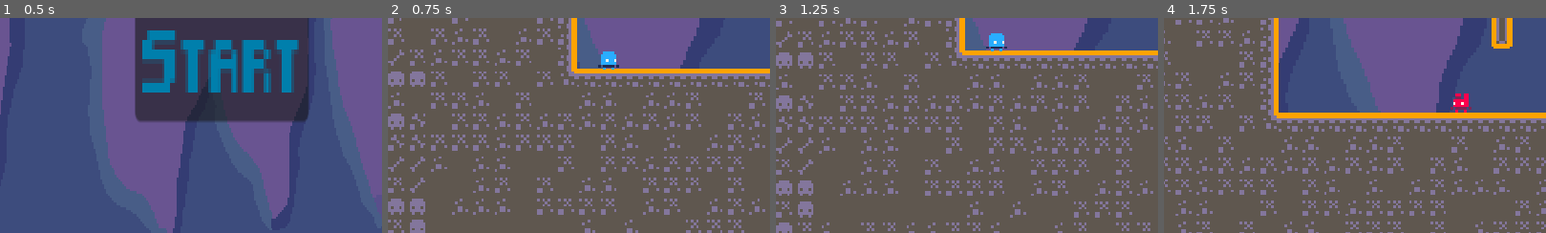
Above: before the commit, frames 1-4 (left to right).
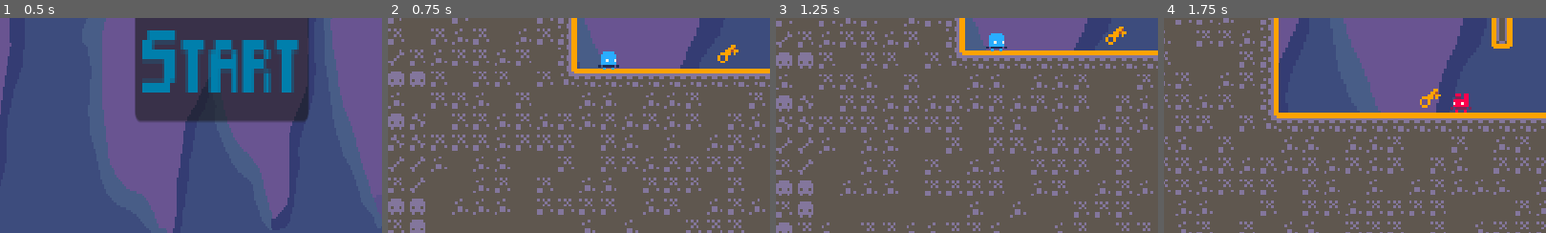
Above: after the commit, the same moments.

Repository: Miles-Miles2/GMTK2024
Game: Godot game, scene res://Scenes/title.tscn
The game is run twice, just before and just after one commit, with the same random seed, the same clock (stepped at 60 frames per second) and the same inputs.
Inputs:
- Up to frame 1 (0.5 s): no input
- Up to frame 2 (0.75 s): click "Start" at 0.5 s
- Up to frame 3 (1.25 s): no input
- Up to frame 4 (1.75 s): tap I (speedup_enemy) at 1.25 s; hold D (move_right) from 1.28 s (still down); tap L (slow_plat) at 1.35 s; tap W (jump) at 1.52 s
The pictures show only the part of the screen within x 21-71%, y 42-92%; the shares and areas given below are measured in that part.

Frame 1 is identical in both runs. In frame 2, 0.2% of the frame differs, in the area x 86-92%, y 12-21%; in frame 3, 0.2%, in the area x 86-92%, y 4-13%; in frame 4, 0.2%.

Commit message:
added key collect animation

Diff:
--- a/Scenes/key.tscn
+++ b/Scenes/key.tscn
@@ -1,10 +1,95 @@
-[gd_scene load_steps=4 format=3 uid="uid://bl4oetftuyfvk"]
+[gd_scene load_steps=8 format=3 uid="uid://ct6r7gv185aje"]
 
-[ext_resource type="Script" path="res://keyPickup.gd" id="1_jxg4b"]
+[ext_resource type="Script" path="res://Scripts/keyPickup.gd" id="1_jxg4b"]
 [ext_resource type="Texture2D" uid="uid://i66s8pdiuc0o" path="res://Assets/key.png" id="2_t212i"]
+[ext_resource type="AudioStream" uid="uid://d1eqxr63vwksx" path="res://Audio/SFX/Level_complete SFX.mp3" id="3_refoo"]
 
 [sub_resource type="RectangleShape2D" id="RectangleShape2D_381rd"]
 size = Vector2(8, 7)
+
+[sub_resource type="Animation" id="Animation_rurp0"]
+resource_name = "collect"
+tracks/0/type = "value"
+tracks/0/imported = false
+tracks/0/enabled = true
+tracks/0/path = NodePath("Sprite2D:visible")
+tracks/0/interp = 1
+tracks/0/loop_wrap = true
+tracks/0/keys = {
+"times": PackedFloat32Array(0),
+"transitions": PackedFloat32Array(1),
+"update": 1,
+"values": [false]
+}
+tracks/1/type = "value"
+tracks/1/imported = false
+tracks/1/enabled = true
+tracks/1/path = NodePath("Area2D/CollisionShape2D:disabled")
+tracks/1/interp = 1
+tracks/1/loop_wrap = true
+tracks/1/keys = {
+"times": PackedFloat32Array(0),
+"transitions": PackedFloat32Array(1),
+"update": 1,
+"values": [true]
+}
+tracks/2/type = "value"
+tracks/2/imported = false
+tracks/2/enabled = true
+tracks/2/path = NodePath("pickup:playing")
+tracks/2/interp = 1
+tracks/2/loop_wrap = true
+tracks/2/keys = {
+"times": PackedFloat32Array(0),
+"transitions": PackedFloat32Array(1),
+"update": 1,
+"values": [true]
+}
+
+[sub_resource type="Animation" id="Animation_ad3jn"]
+length = 0.001
+tracks/0/type = "value"
+tracks/0/imported = false
+tracks/0/enabled = true
+tracks/0/path = NodePath("Sprite2D:visible")
+tracks/0/interp = 1
+tracks/0/loop_wrap = true
+tracks/0/keys = {
+"times": PackedFloat32Array(0),
+"transitions": PackedFloat32Array(1),
+"update": 1,
+"values": [true]
+}
+tracks/1/type = "value"
+tracks/1/imported = false
+tracks/1/enabled = true
+tracks/1/path = NodePath("Area2D/CollisionShape2D:disabled")
+tracks/1/interp = 1
+tracks/1/loop_wrap = true
+tracks/1/keys = {
+"times": PackedFloat32Array(0),
+"transitions": PackedFloat32Array(1),
+"update": 1,
+"values": [false]
+}
+tracks/2/type = "value"
+tracks/2/imported = false
+tracks/2/enabled = true
+tracks/2/path = NodePath("pickup:playing")
+tracks/2/interp = 1
+tracks/2/loop_wrap = true
+tracks/2/keys = {
+"times": PackedFloat32Array(0),
+"transitions": PackedFloat32Array(1),
+"update": 1,
+"values": [false]
+}
+
+[sub_resource type="AnimationLibrary" id="AnimationLibrary_iibsu"]
+_data = {
+"RESET": SubResource("Animation_ad3jn"),
+"collect": SubResource("Animation_rurp0")
+}
 
 [node name="Key" type="Node2D"]
 script = ExtResource("1_jxg4b")
@@ -20,4 +105,12 @@
 position = Vector2(0, 0.5)
 shape = SubResource("RectangleShape2D_381rd")
 
+[node name="AnimationPlayer" type="AnimationPlayer" parent="."]
+libraries = {
+"": SubResource("AnimationLibrary_iibsu")
+}
+
+[node name="pickup" type="AudioStreamPlayer2D" parent="."]
+stream = ExtResource("3_refoo")
+
 [connection signal="body_entered" from="Area2D" to="." method="_on_area_2d_body_entered"]
--- a/Scenes/level_1.tscn
+++ b/Scenes/level_1.tscn
@@ -8,6 +8,7 @@
 [ext_resource type="Texture2D" uid="uid://bwykwqcq1n32o" path="res://Assets/BG_1.png" id="6_0x5ct"]
 [ext_resource type="PackedScene" uid="uid://c44y78f8gw8m8" path="res://Scenes/exit_door.tscn" id="7_a86a6"]
 [ext_resource type="AudioStream" uid="uid://d1eqxr63vwksx" path="res://Audio/SFX/Level_complete SFX.mp3" id="9_0hql5"]
+[ext_resource type="PackedScene" uid="uid://ct6r7gv185aje" path="res://Scenes/key.tscn" id="9_l8sif"]
 
 [node name="level1" type="Node2D"]
 position = Vector2(0, 2)
@@ -74,4 +75,7 @@
 [node name="Slime" parent="." instance=ExtResource("3_12n2v")]
 position = Vector2(817, 502)
 
+[node name="Key" parent="." instance=ExtResource("9_l8sif")]
+position = Vector2(790, 542)
+
 [connection signal="timeout" from="exit_door/Timer" to="exit_door" method="_on_timer_timeout"]
--- /dev/null
+++ b/Scripts/keyManager.gd
@@ -0,0 +1,3 @@
+extends Node
+
+@export var hasKey: bool = false
--- /dev/null
+++ b/Scripts/keyPickup.gd
@@ -0,0 +1,9 @@
+extends Node2D
+
+@onready var animation_player = $AnimationPlayer
+
+
+func _on_area_2d_body_entered(body: Node2D) -> void:
+	if body.is_in_group("player"):
+		%keyManager.hasKey = true
+		animation_player.play("collect")
--- a/default_bus_layout.tres
+++ b/default_bus_layout.tres
@@ -1,7 +1,7 @@
 [gd_resource type="AudioBusLayout" format=3 uid="uid://n2tm531wvilv"]
 
 [resource]
-bus/0/volume_db = -42.8668
+bus/0/volume_db = -12.2048
 bus/1/name = &"Music"
 bus/1/solo = false
 bus/1/mute = false
Not shown: 1 places in Scenes/level_1.tscn that only renumber resources
